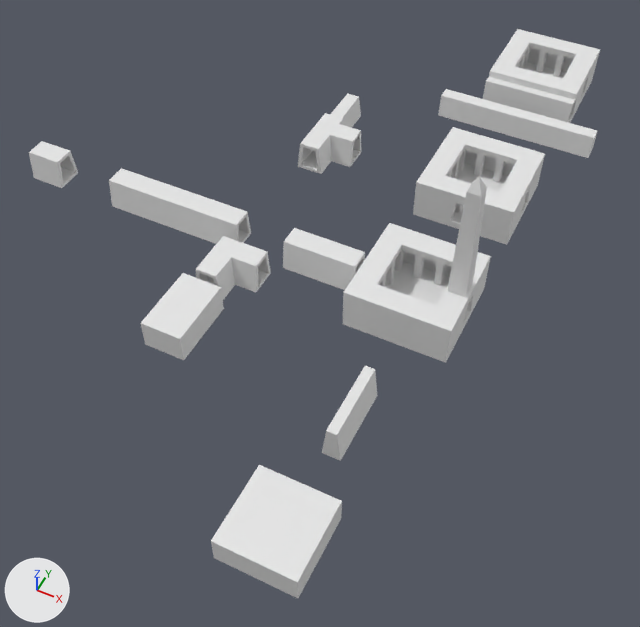
Before and after pictures for a commit that changed the Blender file Brackeys2023.2/Assets/Models/courtyard.blend.
Rendered twice from a camera (50 mm lens) standing at (24.1, -76.3, 85.8) and looking at (-12.2, -3.6, -5.1). Arrows for +X, +Y and +Z are at lower left; the lights stay in place. Materials are left out; every surface is plain grey.

Names of what the first picture shows: 'corridor L', 'corridor T', 'corridor straight', 'corridor straight long', 'corridor straight.002', 'courtyard', 'courtyard T', 'courtyard side corridor', 'large room', 'large room ceiling', 'obelisk', 'small room'.
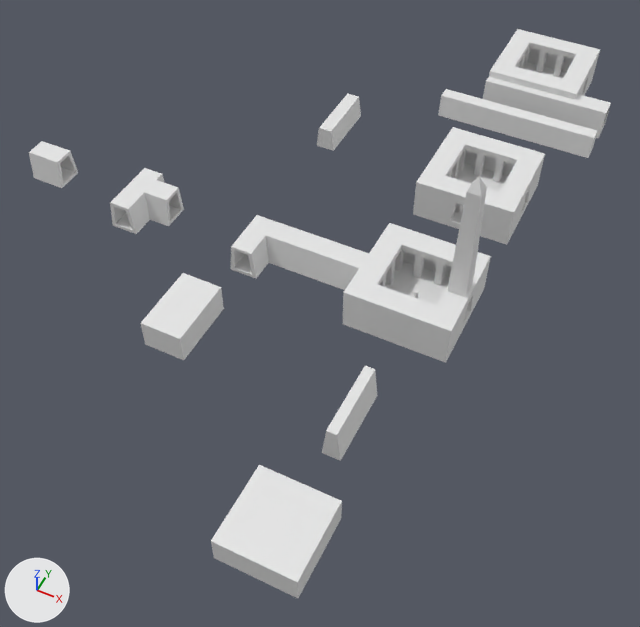
Where the newer file only moved an object's origin or applied its transform, the numbers keep the older frame.

Boxes (x1, y1, x2, y2) around the edits, measured in the pictures (640 x 627 px):
'corridor T', mesh moved: before (298, 113, 361, 174); after (110, 168, 184, 234)
'corridor straight long', hidden: before (109, 168, 251, 244)
'corridor L', reshaped, moved, rescaled (7% narrower): before (196, 236, 271, 300); after (230, 215, 300, 279)
'corridor straight short connector', added: after (568, 94, 611, 138)

What changed in the scene script:
```text
Change me_cube_007:
    used by ob_corridor_l; location = (-22.3, -5.7, 1.8); scale = (1.5, 1.0, 1.0)
    remove me_cube_007.from_pydata(...)  # 32 vertices, 32 faces; spans x -3.1..1.75, y -5.45..2.03, z -2.25..2.25
    add me_cube_007.from_pydata(...)  # 24 vertices, 24 faces; spans x -4.65..2.62, y -5.45..2.03, z -2.25..2.25
    me_cube_007 part 1: the whole mesh is rebuilt
Change me_cube_015:
    where me_cube_015.from_pydata(...)  # 41 vertices, 43 faces; spans x -3.1..1.75, y -5.45..3.05, z -2.25..2.25
    used by ob_corridor_t; location = (-22.3, 23.7, 1.8); scale = (1.5, 1.0, 1.0)
    me_cube_015 part 2: the whole mesh is moved by (-11.67, -23.63, 0.0)
Add me_cube_019:
    me_cube_019.from_pydata([(-1.75, -1.47, -1.75), (-1.75, -1.03, 1.75), (-1.75, 1.47, -1.75), (-1.75, 1.03, 1.75), (1.75, -1.47, -1.75), (1.75, -1.03, 1.75), (1.75, 1.47, -1.75), (1.75, 1.03, 1.75), (-1.75, 2.03, -2.25), (-1.75, -2.03, -2.25), (-1.75, -1.53, 2.25), (-1.75, 1.53, 2.25), (1.75, 2.03, -2.25), (1.75, 1.53, 2.25), (1.75, -2.03, -2.25), (1.75, -1.53, 2.25)], [], [(2, 6, 7, 3), (4, 0, 1, 5), (2, 0, 4, 6), (7, 5, 1, 3), (8, 11, 13, 12), (14, 15, 10, 9), (8, 12, 14, 9), (13, 11, 10, 15), (3, 1, 10, 11), (0, 2, 8, 9), (4, 5, 15, 14), (6, 4, 14, 12), (2, 3, 11, 8), (1, 0, 9, 10), (5, 7, 13, 15), (7, 6, 12, 13)])
Change ob_corridor_l:
    ob_corridor_l.scale: (1.5, 1.0, 1.0) -> (1.0, 1.0, 1.0)
    ob_corridor_l.location: (-22.3, -5.7, 1.8) -> (-20.3, 0.0, 1.8)
Change ob_corridor_straight_long:
    add ob_corridor_straight_long.hide_set(True)
Add ob_corridor_straight_short_connector:
    ob_corridor_straight_short_connector = bpy.data.objects.new('corridor straight short connector', me_cube_019)
    ob_corridor_straight_short_connector.location = (9.8, 47.7, 1.8)
    ob_corridor_straight_short_connector.scale = (1.5, 1.0, 1.0)
```
